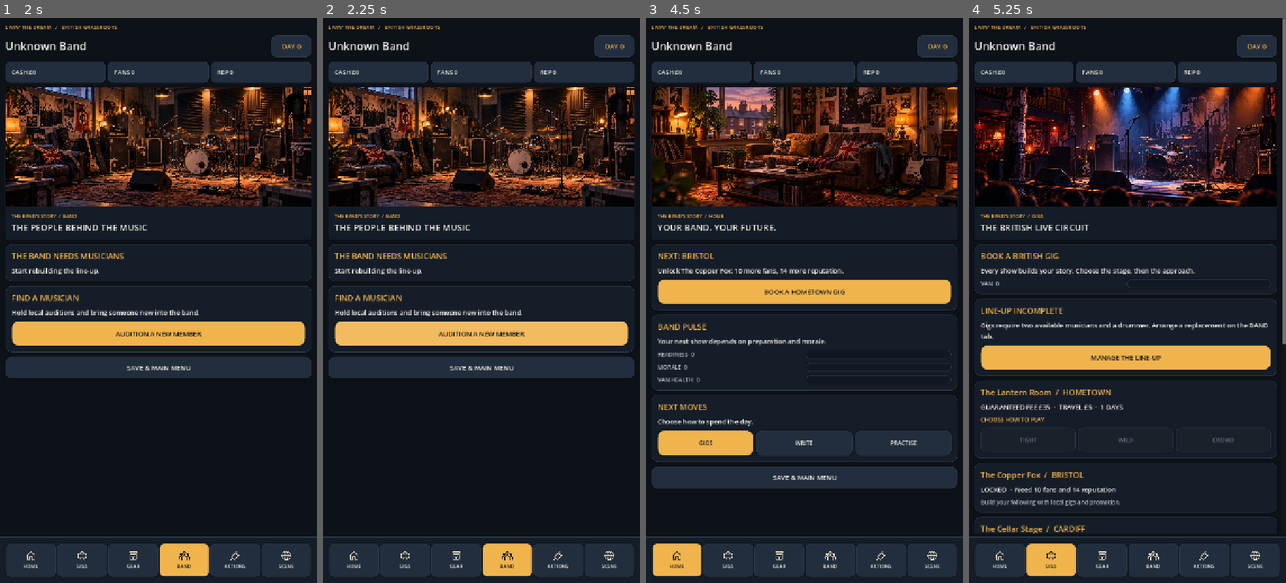
Above: before the commit, frames 1-4 (left to right).
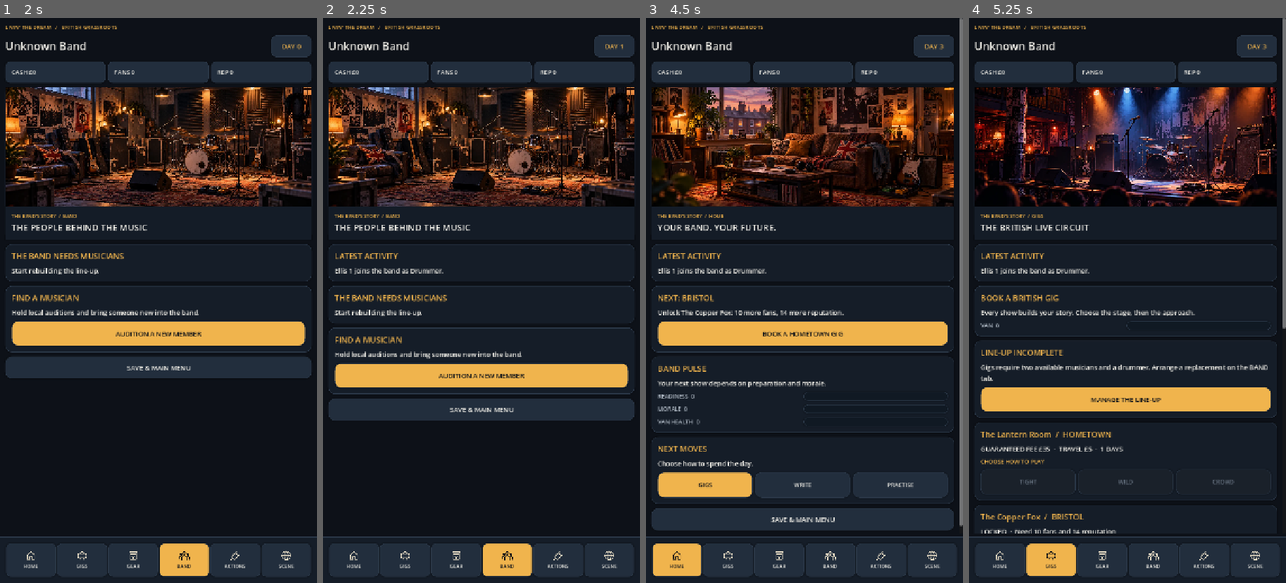
Above: after the commit, the same moments.

Repository: alimuir654-rgb/BandMaster
Game: Godot game, scene res://Scenes/CareerHub.tscn
Same seed, same stepped clock (60 frames per second), same inputs: the game is played once before the commit and once after it. This scene is started directly instead of the project's main scene.
Inputs (mouse positions are in pixels of both pictures, inside the frame that each line leads up to):
- Up to frame 1 (2 s): click "BOOK A HOMETOWN GIG" at 0.5 s; click "MANAGE THE LINE-UP" at 1.25 s
- Up to frame 2 (2.25 s): click "AUDITION A NEW MEMBER" at 2 s
- Up to frame 3 (4.5 s): click "AUDITION A NEW MEMBER" at 2.75 s; click "AUDITION A NEW MEMBER" at 3.5 s; click (677, 560) at 4.27 s
- Up to frame 4 (5.25 s): click "BOOK A HOMETOWN GIG" at 5 s

Frame 1 is identical in both runs. In frame 2, 14% of the frame differs, in the area x 1-99%, y 4-72%; in frame 3, 28%, in the area x 1-100%, y 0-91%; in frame 4, 12%.
Error before the commit: Parse Error: Cannot infer the type of "name" variable because the value doesn't have a set type. (res://Scripts/member_life.gd:98)
Error after the commit: Invalid access to property or key 'band' on a base object of type 'Dictionary'. (res://Scripts/career_hub.gd:542)

Commit message:
fix: explicitly type generated recruitment name for Godot parser

Diff:
--- a/Scripts/member_life.gd
+++ b/Scripts/member_life.gd
@@ -95,7 +95,7 @@
  var day := int(next.get("tour_day",1))
  var count := int(next.get("recruitment_count",0))
  var role := _missing_role(roster)
- var name := FIRST_NAMES[count % FIRST_NAMES.size()]+" "+str(count+1)
+ var name: String = str(FIRST_NAMES[count % FIRST_NAMES.size()])+" "+str(count+1)
  roster.append({"name":name,"role":role,"trait":TRAITS[count % TRAITS.size()],"skill":35+count%15,"morale":60,"loyalty":55,"fatigue":0,"joined_day":day,"life_status":"active"})
  next["members"] = roster
  next["recruitment_count"] = count+1
